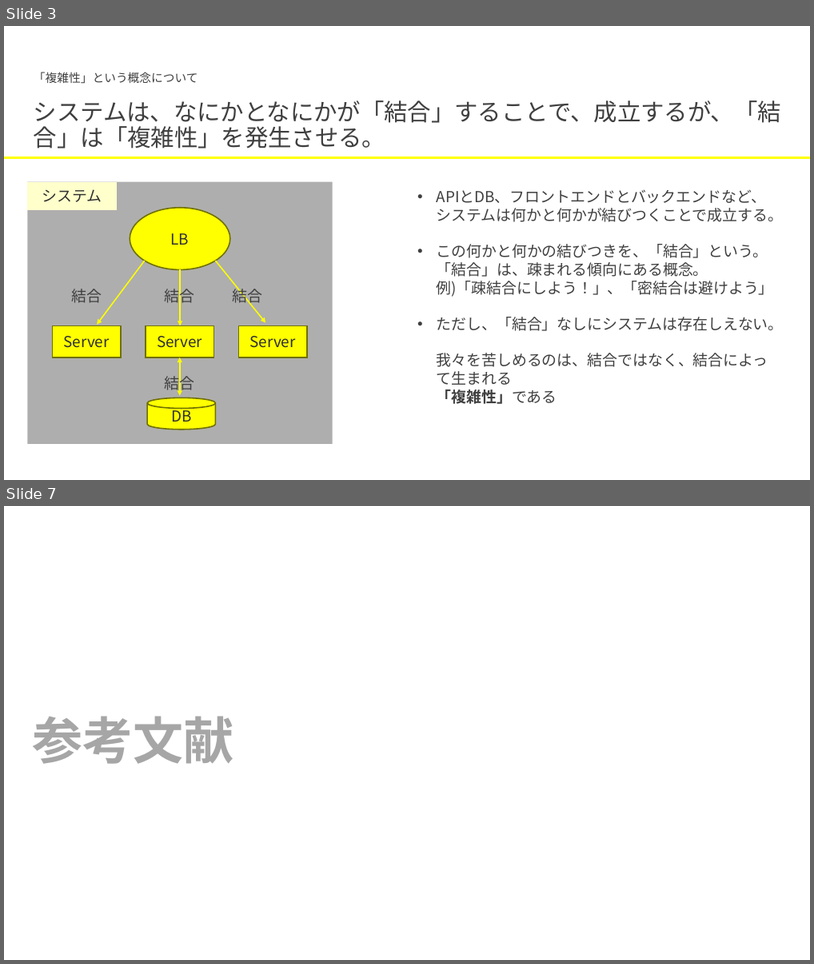
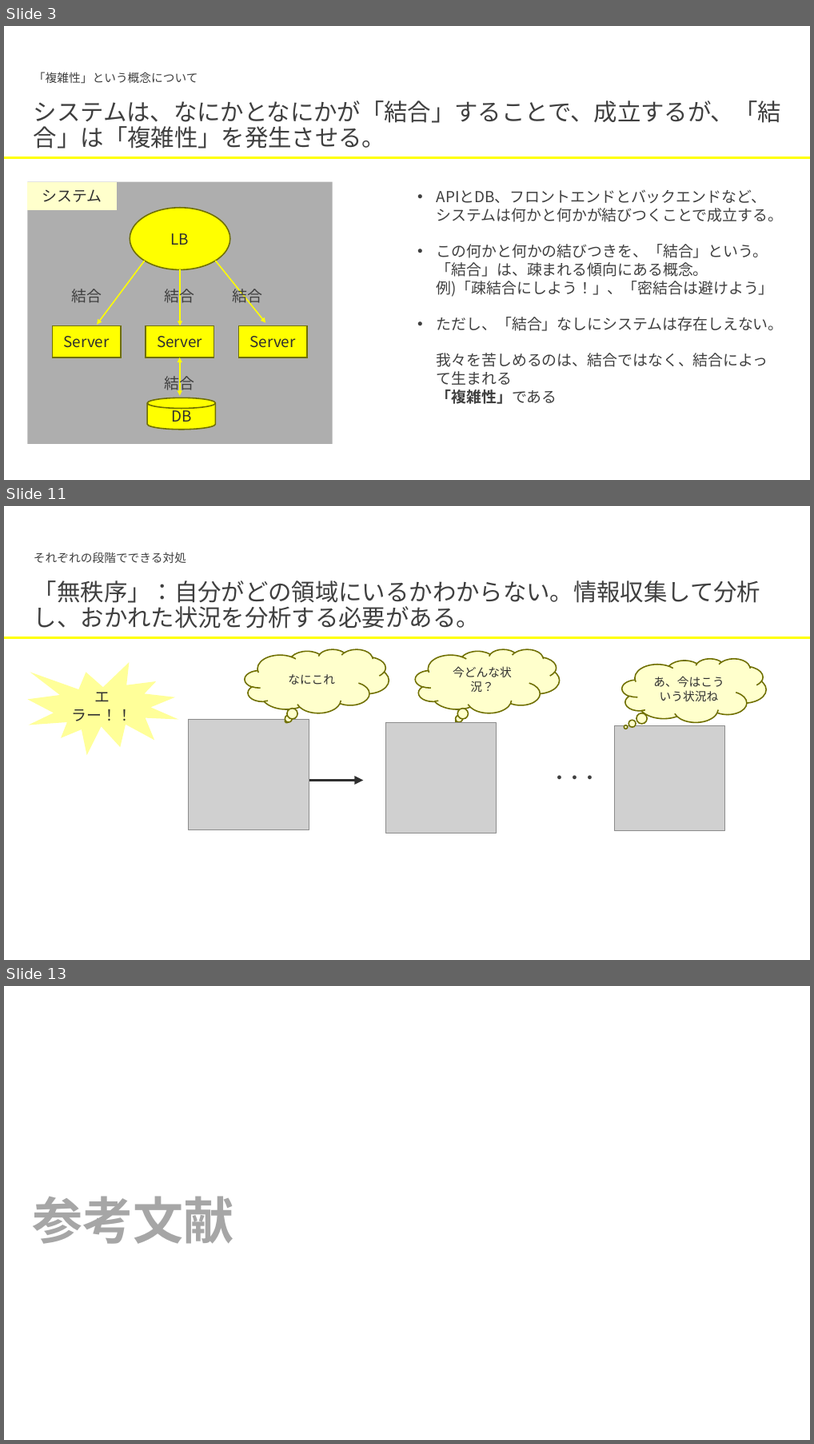
Before and after one commit to hiroki-pixel/tech_it_output_for_LT, a slide deck: Design/複雑性_5分類とそれぞれで可能な対処について.pptx. Shown one above the other, each under a label of ours: slides 3 and 7 before the commit, slides 3, 11 and 13 after it; the slides between them are not shown. The pictures are 814x964 and 814x1444 pixels, drawn with LibreOffice and Linux fonts; fonts in the diff are those of the drawing; grey boxes stand for pictures. Boxes give left, top, right and bottom in pixels: in the first picture for what was removed or moved away, otherwise in the second. Text is boxed around its words. In the diff, an @@ line names an element or a change of style, - is before the commit and + after.

```diff
--- a/Design/複雑性_5分類とそれぞれで可能な対処について.pptx
+++ b/Design/複雑性_5分類とそれぞれで可能な対処について.pptx
@@ slide 11 added at [4,506,810,960], background #FFFFFF @@
@@ text added at [34,552,186,563], 14 pt, text #3F3F3F @@
+それぞれの段階でできる対処
@@ text added at [34,580,761,628], 28 pt, text #3F3F3F @@
+「無秩序」：自分がどの領域にいるかわからない。情報収集して分析し、おかれた状況を分析する必要がある。
@@ line added from (4, 638) to (810, 638), #FFFF00 3 pt @@
@@ thought cloud added at [245,649,389,713], fill #FFFFCC, outline #707000 1.5 pt, 14 pt, text #2F2F2F @@
+なにこれ
@@ thought cloud added at [415,649,559,713], fill #FFFFCC, outline #707000 1.5 pt, 14 pt, text #2F2F2F @@
+今どんな状況？
@@ irregular seal added at [27,662,179,756], fill #FFFF99, 18 pt, text #2F2F2F @@
+エラー！！
@@ thought cloud added at [622,659,766,722], fill #FFFFCC, outline #707000 1.5 pt, 14 pt, text #2F2F2F @@
+あ、今はこういう状況ね
@@ picture added at [188,719,310,830] @@
@@ picture added at [386,722,497,832] @@
@@ picture added at [615,725,726,831] @@
@@ arrow added from (310, 780) to (363, 780), #2F2F2F 3.5 pt @@
@@ text added at [552,775,598,779], 18 pt, text #3F3F3F, bold @@
+・・・
@@ what was slide 7 is now slide 13 @@
```
Also in this commit, not shown: 8 other slides added, 20 slides removed.
